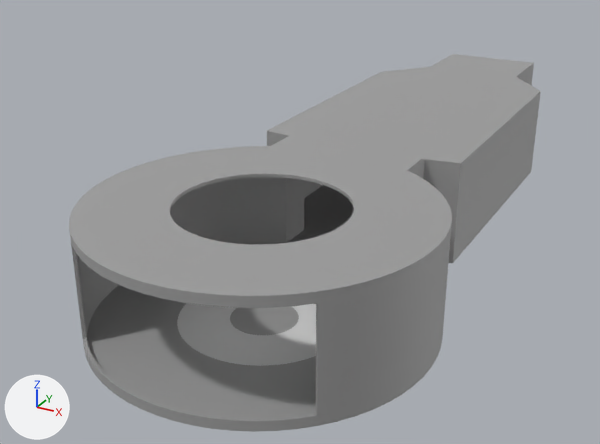
The Blender file Assets/Models/Spaceship.blend, before and after one commit.
Rendered twice from a 50 mm camera at (11.0, -17.9, 12.3) aimed at (-2.1, 6.0, 0.3). The lights are fixed; the arrows at lower left show +X, +Y and +Z.

In view in the first picture: 'BodyWalls', 'ChairBase', 'CockpitBottomWindow', 'OuterWalls'.
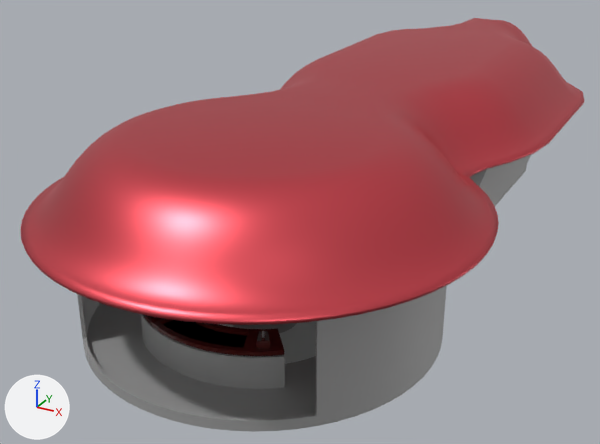
What differs and where, as boxes [x1, y1, x2, y2] in the pictures (600 x 444 px; the box of a moved part takes in the faces that stretch with it):
'RoofPrototype.001', added (red)
    after: [21, 18, 584, 325]
'BodyWalls', reshaped
    before: [267, 54, 541, 263]
    after: [470, 155, 531, 206]
'ControlPanel', added
    after: [141, 314, 285, 389]
    faces in mat_shipwalls (grey #b4b4b4): [141, 314, 285, 389]
    faces in mat_controlpaneltop (dark red #4e1614): [142, 314, 284, 356]
    faces in mat_hologround (black #000000): [163, 320, 247, 348]
part 1 of me_circle_003, moved or reshaped
    before: [267, 67, 541, 263]
    after: [470, 155, 531, 206]
'OuterWalls', unchanged, covered by the edit
    before: [69, 135, 452, 432]
    after: [77, 285, 447, 432]
'CockpitBottomWindow', unchanged, covered by the edit
    before: [177, 303, 316, 366]
    after: [219, 321, 316, 364]
'ChairBase', unchanged, covered by the edit
    before: [230, 306, 299, 335]
    after: [233, 323, 297, 333]

Edits to the bpy script that builds the scene:
```text
Add mat_roof:
    mat_roof = principled_material('Roof')
    mat_roof.base_color = (0.8, 0.0997, 0.125)  # red #e75963
    mat_roof.metallic = 1.0
    mat_roof.roughness = 0.396
Add mat_controlpaneltop:
    mat_controlpaneltop = principled_material('ControlPanelTop')
    mat_controlpaneltop.base_color = (0.0767, 0.00805, 0.00675)  # dark red #4e1613
    mat_controlpaneltop.roughness = 0.106
Add mat_hologround:
    mat_hologround = principled_material('HoloGround')
    mat_hologround.base_color = (0.0, 0.0, 0.0)  # black #000000
    mat_hologround.metallic = 1.0
    mat_hologround.roughness = 1.0
Add mat_controlpaneliron:
    mat_controlpaneliron = principled_material('ControlPanelIron')
    mat_controlpaneliron.base_color = (0.0826, 0.0826, 0.0826)  # dark grey #515151
    mat_controlpaneliron.metallic = 0.767
    mat_controlpaneliron.roughness = 0.179
Change me_circle_003:
    used by ob_bodywalls; location = (0.0, 0.0, 0.0)
    remove me_circle_003.from_pydata(...)  # 384 vertices, 385 faces; spans x -3.5..3.5, y 5.8..21.2, z 0.0..3.5
    add me_circle_003.from_pydata(...)  # 430 vertices, 414 faces; spans x -4.3..4.3, y 5.8..21.3, z 0.0..3.5
    me_circle_003 part 1: 72 vertices moved from x -3.5..3.5, y 6.2..16.2, z 0.0..3.5 to x -4.3..4.3, y 6.5..16.2, z 0.0..3.5; 8 vertices removed from x -3.5..3.5, y 6.2..16.2, z 0.0; 4 vertices added at x -3.3..3.3, y 6.5..16.2, z 0.0
Add me_outerwalls_004:
    me_outerwalls_004.from_pydata(...)  # 1677 vertices, 1551 faces; spans x -6.3..6.3, y -6.3..22.5, z 2.8..4.9
    me_outerwalls_004.polygons.foreach_set('use_smooth', [True] * 1551)
    me_outerwalls_004.materials.append(mat_roof)  # red #e75963
Add me_circle_005:
    me_circle_005.from_pydata(...)  # 298 vertices, 296 faces; spans x -2.24..2.24, y -3.54..-1.93, z 0.09..1.39
    me_circle_005.polygons.foreach_set('use_smooth', [True] * 296)
    # faces by material slot: [34, 110, 143, 9]
    me_circle_005.materials.append(mat_controlpaneliron)  # dark grey #515151
    me_circle_005.materials.append(mat_shipwalls)  # grey #b4b4b4
    me_circle_005.materials.append(mat_controlpaneltop)  # dark red #4e1613
    me_circle_005.materials.append(mat_hologround)  # black #000000
Add ob_roofprototype_001:
    ob_roofprototype_001 = bpy.data.objects.new('RoofPrototype.001', me_outerwalls_004)
    ob_roofprototype_001.location = (0.0, 0.0, 0.83)
    _m = ob_roofprototype_001.modifiers.new('Solidify', 'SOLIDIFY')
    _m.thickness = 0.1
Add ob_controlpanel:
    ob_controlpanel = bpy.data.objects.new('ControlPanel', me_circle_005)
    ob_controlpanel.location = (0.0, 0.0, 0.0)
```
